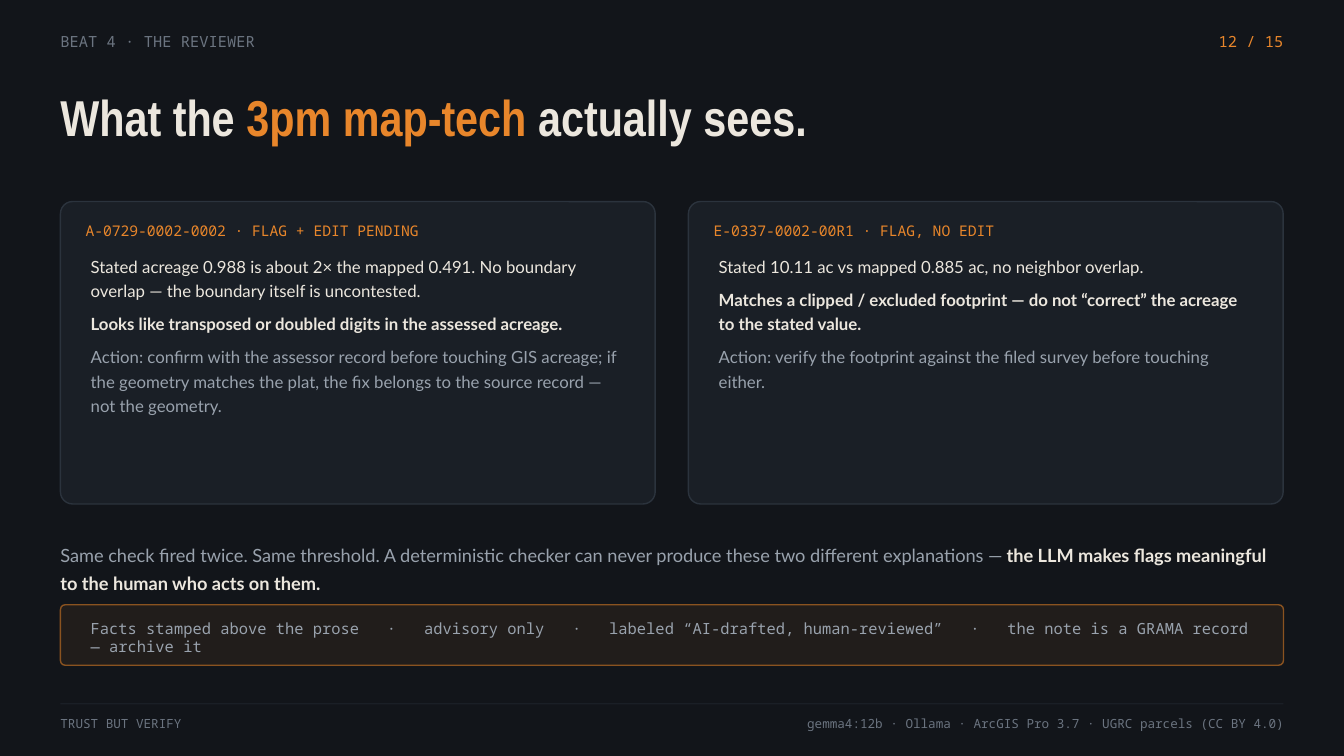
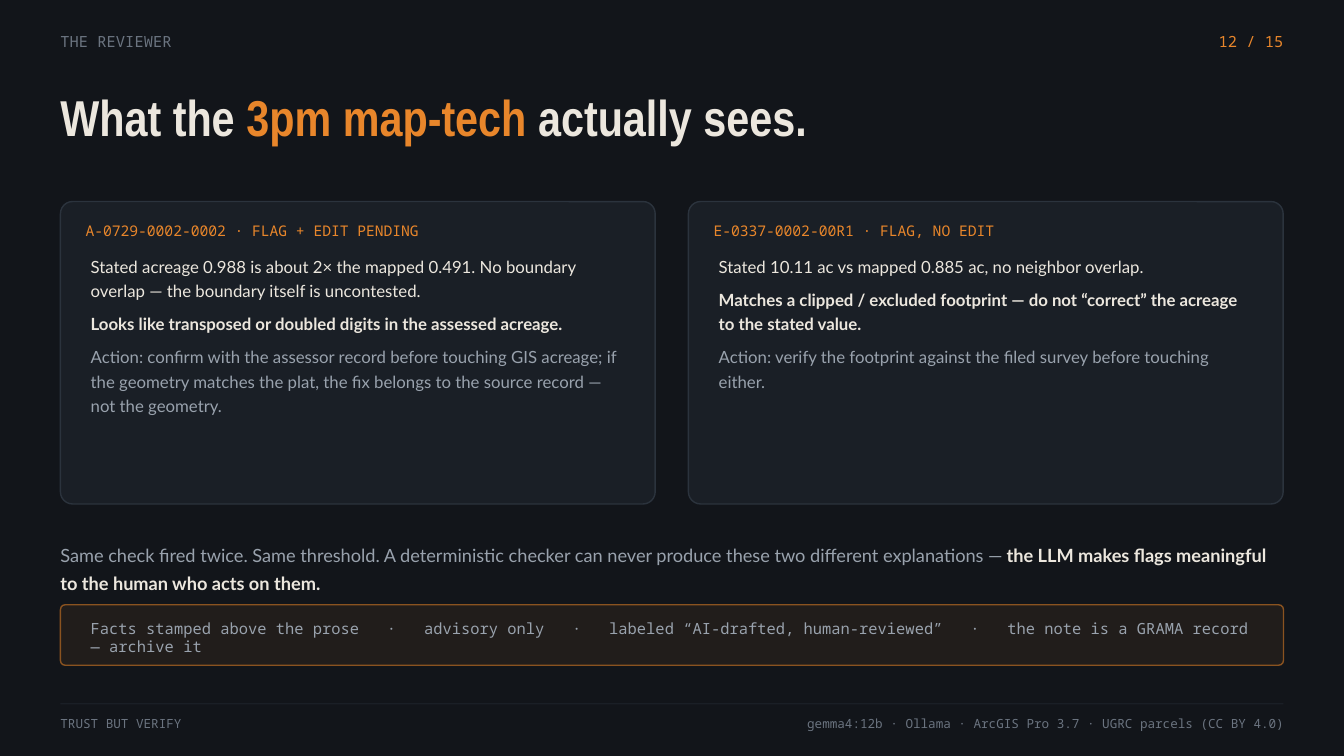
Before and after one commit to Robert-Sunrise-Engineering/G5Presentation, a slide deck: slide 5 of slides/deck_g5_beats2.pptx. Drawn at 1344x756 pixels with LibreOffice and Linux fonts; fonts in the diff are those of the drawing. Boxes give left, top, right and bottom in pixels: in the first picture for what was removed or moved away, otherwise in the second. Text is boxed around its words. In the diff, an @@ line names an element or a change of style, - is before the commit and + after.

```diff
--- a/slides/deck_g5_beats2.pptx
+++ b/slides/deck_g5_beats2.pptx
@@ text at (60,36,171,47): text changed @@
-BEAT 4 · THE REVIEWER
+THE REVIEWER
```
Also in this commit, not shown: 5 other slides changed, 10 other files.
